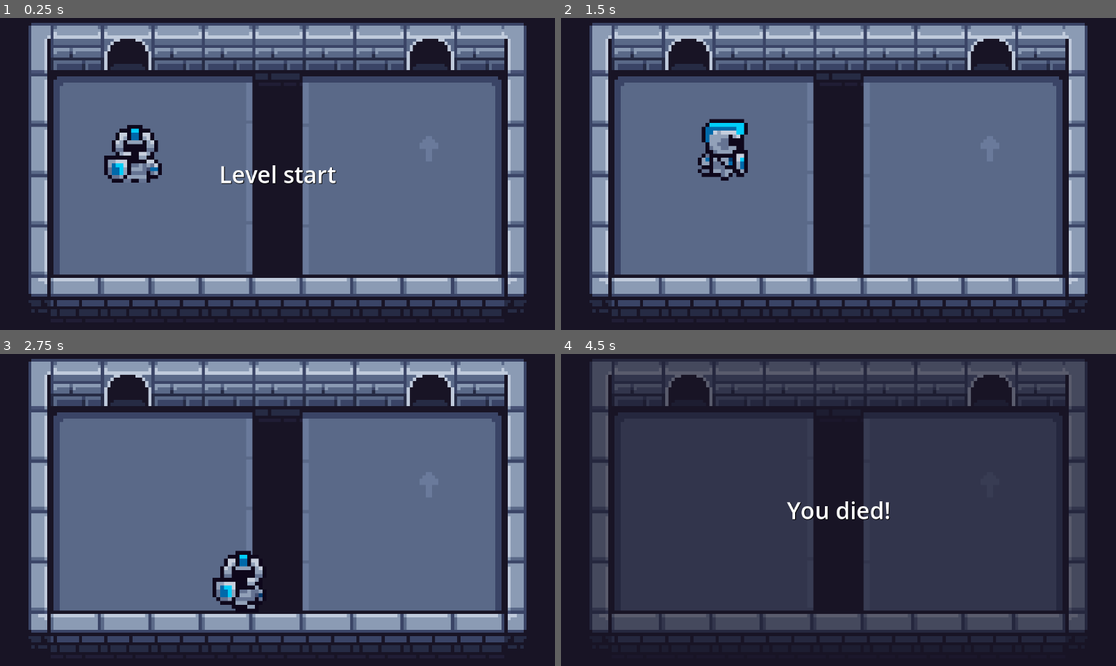
Above: before the commit, frames 1-4 (two rows, left to right).
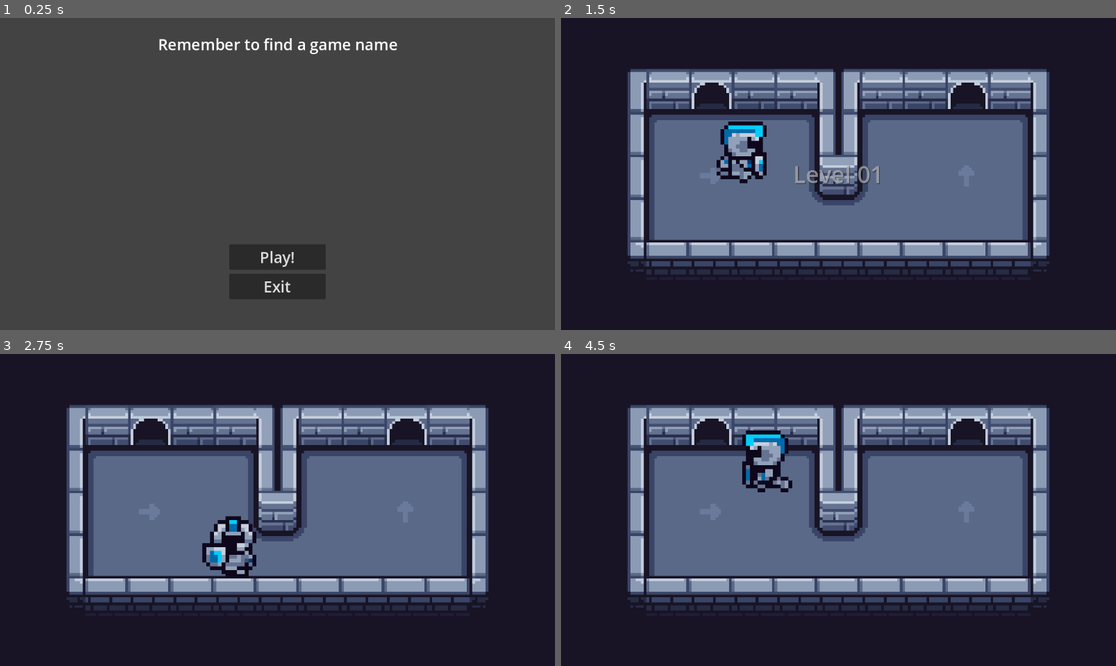
Above: after the commit, the same moments.

Repository: jerome-ceccato/gmtk-2024
Game: Godot game, scene res://menu/menu.tscn
Two runs of this game, one before a commit and one after it. Both use one fixed random seed, a clock stepped at 60 frames per second and the inputs below. Before the commit the project starts from res://levels/level02.tscn.
Inputs (mouse positions are in pixels of both pictures, inside the frame that each line leads up to):
- Up to frame 1 (0.25 s): no input
- Up to frame 2 (1.5 s): click (838, 258) at 0.5 s, where only the run after the commit has a clickable "Play!"; hold Right (move_right) from 1.28 s (still down)
- Up to frame 3 (2.75 s): release Right (move_right) at 2.03 s; hold Down (move_down) from 2.03 s (still down)
- Up to frame 4 (4.5 s): release Down (move_down) at 2.78 s; hold Right (move_right) 2.78-3.53 s; hold Up (move_up) 3.53-4.28 s; hold Left (move_left) from 4.28 s (still down)

The runs differ from the first frame. In frame 1, 99% of the frame differs, in the area x 0-100%, y 0-100%; in frame 2, 54%; in frame 3, 53%; in frame 4, 71%.

Commit message:
Multiple levels and crude menu

Diff:
--- a/assets/tileset.tres
+++ b/assets/tileset.tres
@@ -245,11 +245,11 @@
 23:13/0 = 0
 23:13/0/physics_layer_0/polygon_0/points = PackedVector2Array(-8, -8, 8, -8, 8, 8, -8, 8)
 24:13/0 = 0
-24:13/0/physics_layer_0/polygon_0/points = PackedVector2Array(-8, -8, 8, -8, 8, -0.972272, -8, -0.972273)
+24:13/0/physics_layer_0/polygon_0/points = PackedVector2Array(-8, -8, 8, -8, 8, -3.98438, -8, -3.98438)
 25:13/0 = 0
-25:13/0/physics_layer_0/polygon_0/points = PackedVector2Array(-8, -8, 8, -8, 8, -2.03293, -8, -2.03293)
+25:13/0/physics_layer_0/polygon_0/points = PackedVector2Array(-8, -8, 8, -8, 8, -4.04688, -8, -4.01563)
 26:13/0 = 0
-26:13/0/physics_layer_0/polygon_0/points = PackedVector2Array(-8, -8, 8, -8, 8, -2.03293, -8, -2.03293)
+26:13/0/physics_layer_0/polygon_0/points = PackedVector2Array(-8, -8, 8, -8, 8, -4.04688, -8, -4.01563)
 27:13/0 = 0
 27:13/0/physics_layer_0/polygon_0/points = PackedVector2Array(-8, -8, 8, -8, 8, 8, -8, 8)
 32:13/0 = 0
--- /dev/null
+++ b/game/exit.gd
@@ -0,0 +1,5 @@
+extends Area2D
+
+func _on_body_entered(body: Node2D) -> void:
+	if body is Player:
+		(body as Player).exit_level()
--- /dev/null
+++ b/game/exit.tscn
@@ -0,0 +1,16 @@
+[gd_scene load_steps=3 format=3 uid="uid://smqkaslhi6gh"]
+
+[ext_resource type="Script" path="res://game/exit.gd" id="1_88mh8"]
+
+[sub_resource type="RectangleShape2D" id="RectangleShape2D_bbm18"]
+size = Vector2(9.83334, 3.58333)
+
+[node name="Exit" type="Area2D"]
+position = Vector2(136.5, 11.1667)
+script = ExtResource("1_88mh8")
+metadata/_edit_group_ = true
+
+[node name="CollisionShape2D" type="CollisionShape2D" parent="."]
+shape = SubResource("RectangleShape2D_bbm18")
+
+[connection signal="body_entered" from="." to="." method="_on_body_entered"]
--- a/game/level.gd
+++ b/game/level.gd
@@ -3,6 +3,10 @@
 @onready var player: Player = $Player
 @onready var ui_animation_player: AnimationPlayer = $UI/AnimationPlayer
 
+
+@export_category("Scene settings")
+@export var level_name: String = ""
+@export_file("*.tscn") var next_scene: String
 @export var required_min_window_size: Vector2i = Vector2i.ZERO
 
 func _ready() -> void:
@@ -10,10 +14,29 @@
 	get_tree().root.min_size = required_min_window_size
 
 	player.player_death.connect(_on_player_death)
+	player.player_win.connect(_on_player_win)
+
+	$UI/MessageContainer/Label.text = level_name
 	ui_animation_player.play("start")
 
 func _on_player_death():
 	ui_animation_player.play("defeat")
 
+func _on_player_win():
+	ui_animation_player.play("victory")
+
 func _reload_scene():
 	get_tree().reload_current_scene()
+
+func _play_next_scene():
+	if next_scene != null and next_scene.length() > 0:
+		get_tree().change_scene_to_file(next_scene)
+	else:
+		_load_menu()
+
+func _input(event):
+	if event.is_action_pressed("ui_cancel"):
+		_load_menu()
+
+func _load_menu():
+	get_tree().change_scene_to_file("res://menu/menu.tscn")
--- a/game/level.tscn
+++ b/game/level.tscn
@@ -174,24 +174,92 @@
 "update": 0,
 "values": [Color(1, 1, 1, 0), Color(1, 1, 1, 1), Color(1, 1, 1, 1), Color(1, 1, 1, 0)]
 }
+
+[sub_resource type="Animation" id="Animation_cou3l"]
+resource_name = "victory"
+length = 2.0
+step = 0.1
+tracks/0/type = "value"
+tracks/0/imported = false
+tracks/0/enabled = true
+tracks/0/path = NodePath("MessageContainer:visible")
+tracks/0/interp = 1
+tracks/0/loop_wrap = true
+tracks/0/keys = {
+"times": PackedFloat32Array(0),
+"transitions": PackedFloat32Array(1),
+"update": 1,
+"values": [true]
+}
+tracks/1/type = "value"
+tracks/1/imported = false
+tracks/1/enabled = true
+tracks/1/path = NodePath("MessageContainer/Label:text")
+tracks/1/interp = 1
+tracks/1/loop_wrap = true
+tracks/1/keys = {
+"times": PackedFloat32Array(0),
+"transitions": PackedFloat32Array(1),
+"update": 1,
+"values": ["You win!"]
+}
 tracks/2/type = "value"
 tracks/2/imported = false
 tracks/2/enabled = true
-tracks/2/path = NodePath("MessageContainer/Label:text")
+tracks/2/path = NodePath("MessageContainer:scale")
 tracks/2/interp = 1
 tracks/2/loop_wrap = true
 tracks/2/keys = {
-"times": PackedFloat32Array(0),
-"transitions": PackedFloat32Array(1),
-"update": 1,
-"values": ["Level start"]
+"times": PackedFloat32Array(0, 0.3),
+"transitions": PackedFloat32Array(0.5, 1),
+"update": 0,
+"values": [Vector2(0.8, 0.8), Vector2(1, 1)]
+}
+tracks/3/type = "value"
+tracks/3/imported = false
+tracks/3/enabled = true
+tracks/3/path = NodePath("MessageContainer:modulate")
+tracks/3/interp = 1
+tracks/3/loop_wrap = true
+tracks/3/keys = {
+"times": PackedFloat32Array(0, 0.3),
+"transitions": PackedFloat32Array(0.5, 1),
+"update": 0,
+"values": [Color(1, 1, 1, 0), Color(1, 1, 1, 1)]
+}
+tracks/4/type = "method"
+tracks/4/imported = false
+tracks/4/enabled = true
+tracks/4/path = NodePath("..")
+tracks/4/interp = 1
+tracks/4/loop_wrap = true
+tracks/4/keys = {
+"times": PackedFloat32Array(2),
+"transitions": PackedFloat32Array(1),
+"values": [{
+"args": [],
+"method": &"_play_next_scene"
+}]
+}
+tracks/5/type = "value"
+tracks/5/imported = false
+tracks/5/enabled = true
+tracks/5/path = NodePath("../Map:modulate")
+tracks/5/interp = 1
+tracks/5/loop_wrap = true
+tracks/5/keys = {
+"times": PackedFloat32Array(0, 0.5),
+"transitions": PackedFloat32Array(0.5, 0.5),
+"update": 0,
+"values": [Color(1, 1, 1, 1), Color(1, 1, 1, 0.784314)]
 }
 
 [sub_resource type="AnimationLibrary" id="AnimationLibrary_2einp"]
 _data = {
 "RESET": SubResource("Animation_cljjg"),
 "defeat": SubResource("Animation_pfuwi"),
-"start": SubResource("Animation_ia6l2")
+"start": SubResource("Animation_ia6l2"),
+"victory": SubResource("Animation_cou3l")
 }
 
 [node name="Level" type="Node2D"]
--- a/game/player.gd
+++ b/game/player.gd
@@ -2,6 +2,7 @@
 extends CharacterBody2D
 
 signal player_death()
+signal player_win()
 
 @onready var animated_sprite: AnimatedSprite2D = $AnimatedSprite2D
 @onready var animation_player: AnimationPlayer = $AnimationPlayer
@@ -51,5 +52,15 @@
 	_alive = false
 	animation_player.play("death-fall")
 
+func exit_level():
+	if not _alive:
+		return
+
+	_alive = false
+	animation_player.play("exit-level")
+
 func on_death():
 	player_death.emit()
+
+func on_win():
+	player_win.emit()
--- a/game/player.tscn
+++ b/game/player.tscn
@@ -499,7 +499,7 @@
 radius = 6.0
 
 [sub_resource type="RectangleShape2D" id="RectangleShape2D_8krkx"]
-size = Vector2(6, 2)
+size = Vector2(7.25, 2)
 
 [sub_resource type="Animation" id="Animation_2gqra"]
 length = 0.001
@@ -632,10 +632,78 @@
 }]
 }
 
+[sub_resource type="Animation" id="Animation_nblxl"]
+resource_name = "exit-level"
+tracks/0/type = "value"
+tracks/0/imported = false
+tracks/0/enabled = true
+tracks/0/path = NodePath("AnimatedSprite2D:position")
+tracks/0/interp = 1
+tracks/0/loop_wrap = true
+tracks/0/keys = {
+"times": PackedFloat32Array(0, 0.8),
+"transitions": PackedFloat32Array(1, 1),
+"update": 0,
+"values": [Vector2(0, 0), Vector2(0, -10)]
+}
+tracks/1/type = "value"
+tracks/1/imported = false
+tracks/1/enabled = true
+tracks/1/path = NodePath("AnimatedSprite2D:scale")
+tracks/1/interp = 1
+tracks/1/loop_wrap = true
+tracks/1/keys = {
+"times": PackedFloat32Array(0, 0.8),
+"transitions": PackedFloat32Array(1, 1),
+"update": 0,
+"values": [Vector2(1, 1), Vector2(0.8, 0.8)]
+}
+tracks/2/type = "value"
+tracks/2/imported = false
+tracks/2/enabled = true
+tracks/2/path = NodePath("AnimatedSprite2D:modulate")
+tracks/2/interp = 1
+tracks/2/loop_wrap = true
+tracks/2/keys = {
+"times": PackedFloat32Array(0, 0.8),
+"transitions": PackedFloat32Array(2, 1),
+"update": 0,
+"values": [Color(1, 1, 1, 1), Color(1, 1, 1, 0)]
+}
+tracks/3/type = "method"
+tracks/3/imported = false
+tracks/3/enabled = true
+tracks/3/path = NodePath(".")
+tracks/3/interp = 1
+tracks/3/loop_wrap = true
+tracks/3/keys = {
+"times": PackedFloat32Array(1),
+"transitions": PackedFloat32Array(1),
+"values": [{
+"args": [],
+"method": &"on_win"
+}]
+}
+tracks/4/type = "method"
+tracks/4/imported = false
+tracks/4/enabled = true
+tracks/4/path = NodePath("AnimatedSprite2D")
+tracks/4/interp = 1
+tracks/4/loop_wrap = true
+tracks/4/keys = {
+"times": PackedFloat32Array(0),
+"transitions": PackedFloat32Array(1),
+"values": [{
+"args": [&"run-up"],
+"method": &"play"
+}]
+}
+
 [sub_resource type="AnimationLibrary" id="AnimationLibrary_rkrhf"]
 _data = {
 "RESET": SubResource("Animation_2gqra"),
-"death-fall": SubResource("Animation_ssm5k")
+"death-fall": SubResource("Animation_ssm5k"),
+"exit-level": SubResource("Animation_nblxl")
 }
 
 [node name="Player" type="CharacterBody2D"]
@@ -655,7 +723,7 @@
 shape = SubResource("CircleShape2D_6nvyh")
 
 [node name="Feet" type="CollisionShape2D" parent="."]
-position = Vector2(0.0625, 7)
+position = Vector2(0.125, 7)
 shape = SubResource("RectangleShape2D_8krkx")
 
 [node name="AnimationPlayer" type="AnimationPlayer" parent="."]
--- a/levels/level01.tscn
+++ b/levels/level01.tscn
@@ -1,10 +1,13 @@
-[gd_scene load_steps=2 format=4 uid="uid://dab678nhb5txu"]
+[gd_scene load_steps=3 format=4 uid="uid://dab678nhb5txu"]
 
 [ext_resource type="PackedScene" uid="uid://bok5ngfu0drh6" path="res://game/level.tscn" id="1_t8tkj"]
+[ext_resource type="PackedScene" uid="uid://smqkaslhi6gh" path="res://game/exit.tscn" id="2_js543"]
 
 [node name="Level01" type="Node2D"]
 
 [node name="Level" parent="." instance=ExtResource("1_t8tkj")]
+level_name = "Level 01"
+next_scene = "res://levels/level02.tscn"
 
 [node name="Floor" parent="Level/Map" index="0"]
 tile_map_data = PackedByteArray("AAABAAEAAAAPAAwAAAABAAIAAAAPAA0AAAACAAEAAAAQAAwAAAACAAIAAAAHAAcAAAADAAEAAAAQAAwAAAADAA …(352 unchanged characters)…
@@ -12,6 +15,8 @@
 [node name="Walls" parent="Level/Map" index="1"]
 tile_map_data = PackedByteArray("AAAAAAAAAAAZAA8AAAAAAAEAAAAYAA8AAAAAAAIAAAAYAA8AAAAAAAMAAAAYAA8AAAAFAAAAAAAcAA4AAAAFAA …(432 unchanged characters)…
 
+[node name="Exit" parent="Level/Map/Entities" index="0" instance=ExtResource("2_js543")]
+
 [node name="Player" parent="Level" index="1"]
 position = Vector2(250, 191)
 
--- a/levels/level02.tscn
+++ b/levels/level02.tscn
@@ -1,7 +1,8 @@
-[gd_scene load_steps=4 format=4 uid="uid://b06g026qs58ia"]
+[gd_scene load_steps=5 format=4 uid="uid://b06g026qs58ia"]
 
 [ext_resource type="PackedScene" uid="uid://bok5ngfu0drh6" path="res://game/level.tscn" id="1_t0h30"]
 [ext_resource type="PackedScene" uid="uid://dkq8ofpxllnqk" path="res://game/pit.tscn" id="2_46ilg"]
+[ext_resource type="PackedScene" uid="uid://smqkaslhi6gh" path="res://game/exit.tscn" id="3_pe7hs"]
 
 [sub_resource type="RectangleShape2D" id="RectangleShape2D_f5gcn"]
 size = Vector2(16.5, 64.5)
@@ -9,6 +10,7 @@
 [node name="Level02" type="Node2D"]
 
 [node name="Level" parent="." instance=ExtResource("1_t0h30")]
+level_name = "Level 02"
 
 [node name="Floor" parent="Level/Map" index="0"]
 tile_map_data = PackedByteArray("AAACAAEAAAAPAAwAAAACAAIAAAAPAA0AAAACAAMAAAAPAA0AAAADAAMAAAAUAA4AAAADAAQAAAAUAA4AAAACAA …(496 unchanged characters)…
@@ -23,6 +25,9 @@
 [node name="CollisionShape2D" type="CollisionShape2D" parent="Level/Map/Entities/Pit"]
 shape = SubResource("RectangleShape2D_f5gcn")
 
+[node name="Exit" parent="Level/Map/Entities" index="1" instance=ExtResource("3_pe7hs")]
+position = Vector2(152.667, 11.3333)
+
 [node name="Player" parent="Level" index="1"]
 position = Vector2(353, 246)
 
--- a/menu.tscn
+++ /dev/null
@@ -1,3 +0,0 @@
-[gd_scene format=3 uid="uid://dacpw1y0ssbhk"]
-
-[node name="Node2D" type="Node2D"]
--- /dev/null
+++ b/menu/menu.gd
@@ -0,0 +1,13 @@
+extends Control
+
+@export_file("*.tscn") var first_level_path: String
+
+func _on_play_pressed() -> void:
+	get_tree().change_scene_to_file(first_level_path)
+
+func _on_exit_pressed() -> void:
+	get_tree().quit()
+
+func _input(event):
+	if event.is_action_pressed("ui_cancel"):
+		get_tree().quit()
--- /dev/null
+++ b/menu/menu.tscn
@@ -0,0 +1,59 @@
+[gd_scene load_steps=2 format=3 uid="uid://dacpw1y0ssbhk"]
+
+[ext_resource type="Script" path="res://menu/menu.gd" id="1_j4jxx"]
+
+[node name="Menu" type="Control"]
+layout_mode = 3
+anchors_preset = 15
+anchor_right = 1.0
+anchor_bottom = 1.0
+grow_horizontal = 2
+grow_vertical = 2
+script = ExtResource("1_j4jxx")
+first_level_path = "res://levels/level01.tscn"
+
+[node name="ColorRect" type="ColorRect" parent="."]
+layout_mode = 1
+anchors_preset = 15
+anchor_right = 1.0
+anchor_bottom = 1.0
+grow_horizontal = 2
+grow_vertical = 2
+color = Color(0.262932, 0.262932, 0.262932, 1)
+
+[node name="ButtonsContainer" type="VBoxContainer" parent="."]
+custom_minimum_size = Vector2(200, 0)
+layout_mode = 1
+anchors_preset = -1
+anchor_left = 0.5
+anchor_top = 1.0
+anchor_right = 0.5
+anchor_bottom = 1.0
+offset_top = -64.0
+offset_bottom = -64.0
+grow_horizontal = 2
+grow_vertical = 0
+theme_override_constants/separation = 8
+
+[node name="Play" type="Button" parent="ButtonsContainer"]
+layout_mode = 2
+theme_override_font_sizes/font_size = 32
+text = "Play!"
+
+[node name="Exit" type="Button" parent="ButtonsContainer"]
+layout_mode = 2
+theme_override_font_sizes/font_size = 32
+text = "Exit"
+
+[node name="Label" type="Label" parent="."]
+layout_mode = 1
+anchors_preset = -1
+anchor_left = 0.5
+anchor_right = 0.5
+offset_top = 32.0
+grow_horizontal = 2
+theme_override_font_sizes/font_size = 32
+text = "Remember to find a game name"
+
+[connection signal="pressed" from="ButtonsContainer/Play" to="." method="_on_play_pressed"]
+[connection signal="pressed" from="ButtonsContainer/Exit" to="." method="_on_exit_pressed"]
--- a/project.godot
+++ b/project.godot
@@ -11,9 +11,9 @@
 [application]
 
 config/name="scaler"
-run/main_scene="res://levels/level02.tscn"
+run/main_scene="res://menu/menu.tscn"
 config/features=PackedStringArray("4.3", "GL Compatibility")
-config/icon="res://icon.png"
+config/icon="res://menu/icon.png"
 
 [dotnet]
 
Not shown: 1 places in game/level.tscn that only renumber resources
Not shown: 1 places in game/player.tscn that only renumber resources
Renamed: icon.png -> menu/icon.png
Not shown, changed: menu/icon.png.import
